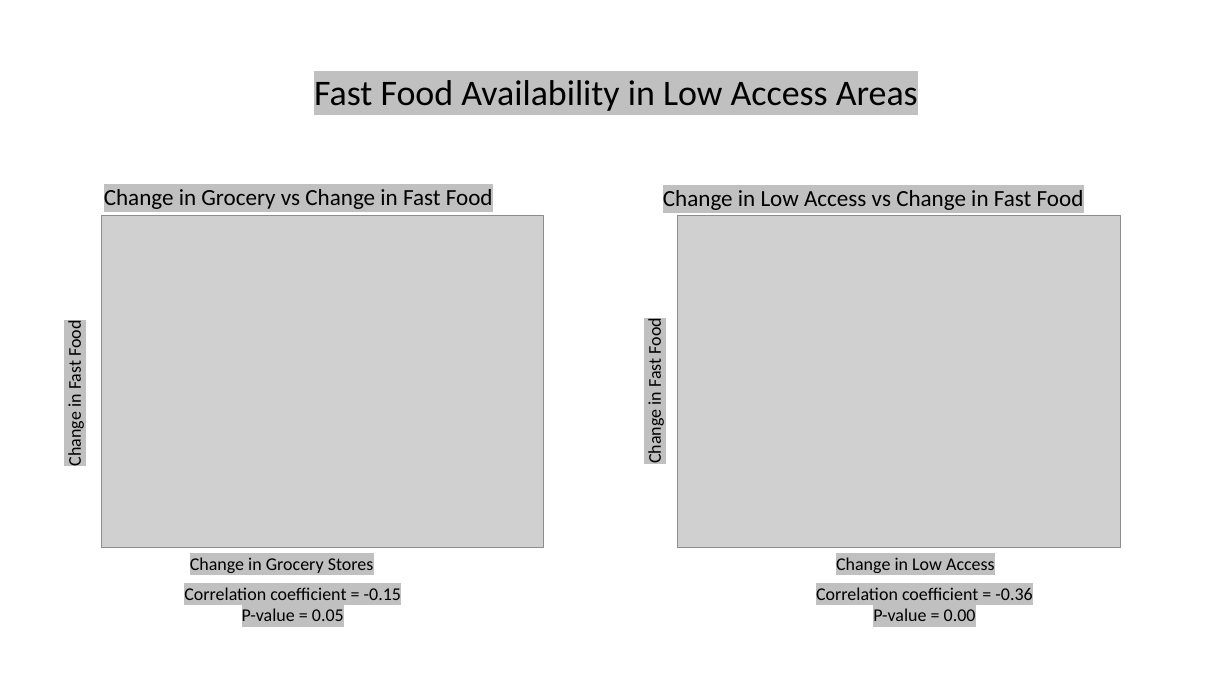
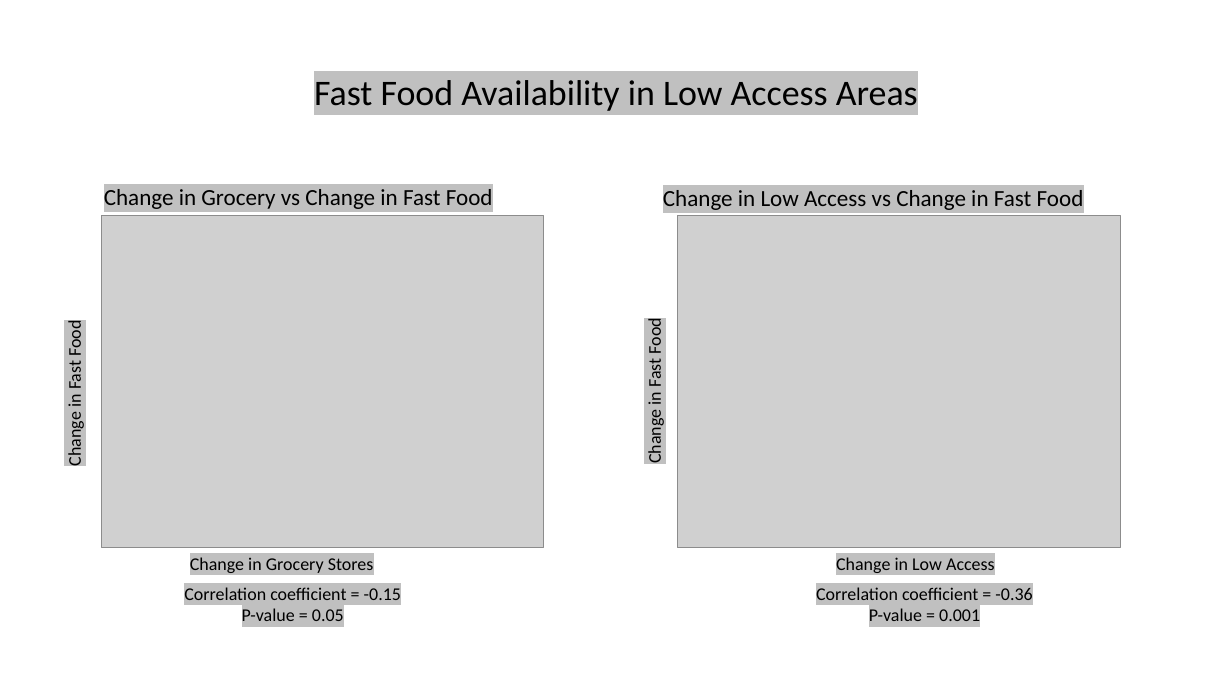
Before and after one commit to PsCushman/food-deserts-ca, a slide deck: slide 15 of Food Banks in Northern California.pptx. Drawn at 1232x693 pixels with LibreOffice and Linux fonts; fonts in the diff are those of the drawing; grey boxes stand for pictures; background and template pictures are left out. Boxes give left, top, right and bottom in pixels: in the first picture for what was removed or moved away, otherwise in the second. Text is boxed around its words. In the diff, an @@ line names an element or a change of style, - is before the commit and + after.

```diff
--- a/Food Banks in Northern California.pptx
+++ b/Food Banks in Northern California.pptx
@@ text at <box>869,608,980,621</box>: text changed @@
-P-value = 0.00
+P-value = 0.001
```
Also in this commit, not shown: 2 other slides changed.
